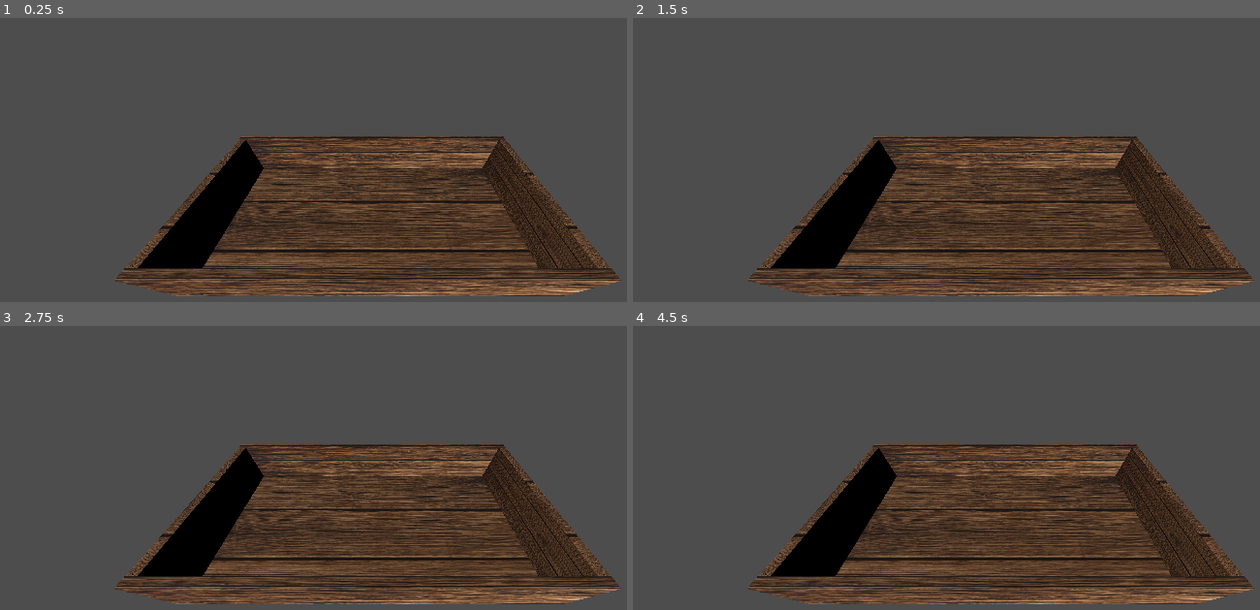
Above: before the commit, frames 1-4 (two rows, left to right).
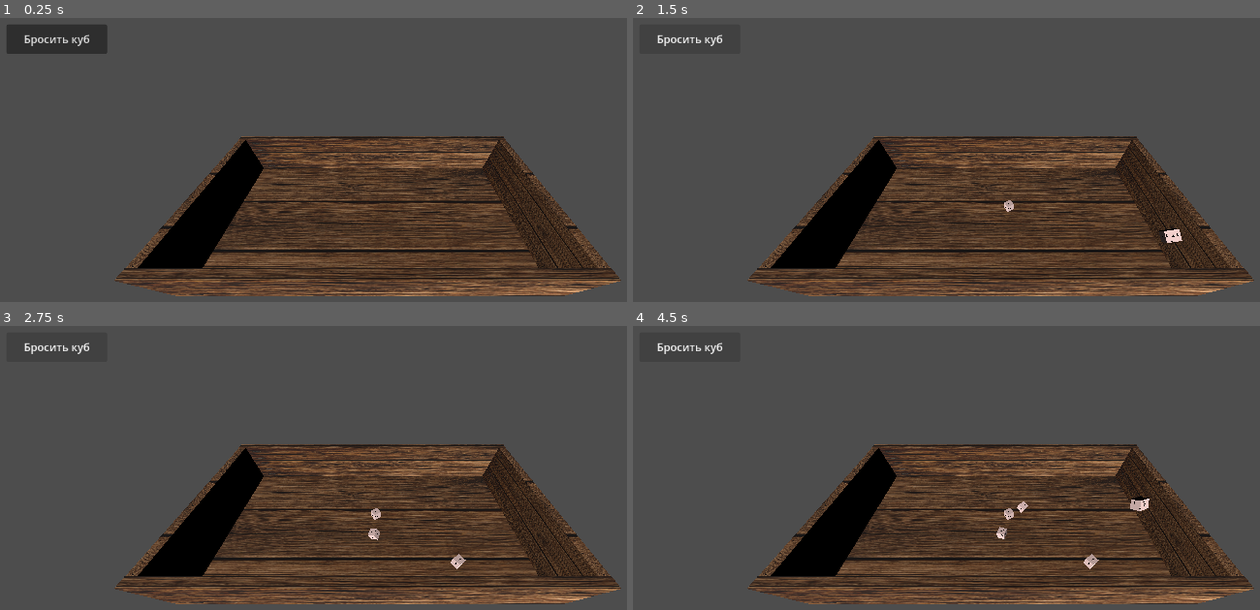
Above: after the commit, the same moments.

Repository: olegbogai-web/dicegame
Game: Godot game, scene res://ui/scenes/board.tscn
Two runs of this game, one before a commit and one after it. Both use one fixed random seed, a clock stepped at 60 frames per second and the inputs below.
Inputs (mouse positions are in pixels of both pictures, inside the frame that each line leads up to):
- Up to frame 1 (0.25 s): no input
- Up to frame 2 (1.5 s): click (689, 37) at 0.5 s, where only the run after the commit has a clickable "Бросить куб"; click (689, 37) at 1.25 s, where only the run after the commit has a clickable "Бросить куб"
- Up to frame 3 (2.75 s): click (56, 345) at 2 s, where only the run after the commit has a clickable "Бросить куб"
- Up to frame 4 (4.5 s): tap Enter at 3.5 s; tap Space at 4.25 s

The runs differ from the first frame. In frame 1, 1.6% of the frame differs, in the area x 1-18%, y 2-13%; in frame 2, 0.3%; in frame 3, 0.3%; in frame 4, 0.5%.

Commit message:
Add configurable dice throw spawner

Diff:
--- /dev/null
+++ b/content/dice/dice_throw_request.gd
@@ -0,0 +1,24 @@
+extends RefCounted
+class_name DiceThrowRequest
+
+var dice_scene: PackedScene
+var size: Vector3 = Vector3.ZERO
+var mass: float = 1.0
+var extra_size_multiplier: Vector3 = Vector3.ONE
+var metadata: Dictionary = {}
+
+
+static func create(
+	scene: PackedScene,
+	dice_size: Vector3 = Vector3.ZERO,
+	dice_mass: float = 1.0,
+	extra_size: Vector3 = Vector3.ONE,
+	extra_metadata: Dictionary = {}
+) -> DiceThrowRequest:
+	var request := DiceThrowRequest.new()
+	request.dice_scene = scene
+	request.size = dice_size
+	request.mass = dice_mass
+	request.extra_size_multiplier = extra_size
+	request.metadata = extra_metadata.duplicate(true)
+	return request
--- a/ui/scenes/board.tscn
+++ b/ui/scenes/board.tscn
@@ -1,6 +1,8 @@
-[gd_scene format=3 uid="uid://0ssqyi084mdh"]
+[gd_scene load_steps=4 format=3 uid="uid://0ssqyi084mdh"]
 
 [ext_resource type="Texture2D" uid="uid://dn66rechaasvk" path="res://assets/material/дерево.png" id="1_vhfsq"]
+[ext_resource type="Script" path="res://ui/scripts/board_controller.gd" id="2_x7kp1"]
+[ext_resource type="PackedScene" path="res://content/resources/base_cube.tscn" id="3_j2v5c"]
 
 [sub_resource type="BoxShape3D" id="BoxShape3D_floor"]
 size = Vector3(8, 0.2, 4)
@@ -26,6 +28,8 @@
 
 [node name="board" type="Node3D" unique_id=1670483730]
 top_level = true
+script = ExtResource("2_x7kp1")
+default_dice_scene = ExtResource("3_j2v5c")
 
 [node name="floor" type="StaticBody3D" parent="." unique_id=1507685687]
 transform = Transform3D(1, 0, 0, 0, 1, 0, 0, 0, 1, 0, -0.1, 0)
@@ -84,3 +88,13 @@
 
 [node name="test_Light" type="DirectionalLight3D" parent="." unique_id=76983028]
 transform = Transform3D(0.95406866, 0.19014458, -0.23151249, -0.07741402, 0.90299547, 0.42261827, 0.2894133, -0.38528454, 0.87623954, 0, 0, 0)
+
+[node name="UI" type="CanvasLayer" parent="."]
+
+[node name="ThrowDiceButton" type="Button" parent="UI"]
+unique_name_in_owner = true
+offset_left = 24.0
+offset_top = 24.0
+offset_right = 174.0
+offset_bottom = 68.0
+text = "Бросить куб"
--- /dev/null
+++ b/ui/scripts/board_controller.gd
@@ -0,0 +1,208 @@
+extends Node3D
+class_name BoardController
+
+const DiceThrowRequestScript = preload("res://content/dice/dice_throw_request.gd")
+const Dice = preload("res://content/dice/dice.gd")
+
+@export_category("Board References")
+@export var floor_path: NodePath = ^"floor"
+@export var default_dice_scene: PackedScene
+
+@export_category("Spawn Bounds")
+@export var spawn_bounds_margin: Vector2 = Vector2(0.15, 0.15)
+@export var base_spawn_height: float = 1.2
+@export var spawn_height_variation: float = 0.35
+@export var spawn_spacing: float = 0.05
+@export_range(1, 100, 1) var max_spawn_attempts: int = 24
+@export var fallback_height_step: float = 0.3
+@export var fallback_expand_step: Vector2 = Vector2(0.2, 0.2)
+
+@export_category("Throw")
+@export var throw_speed_min: float = 1.2
+@export var throw_speed_max: float = 2.0
+@export var throw_direction_spread: float = 0.35
+@export var throw_vertical_velocity_min: float = -0.1
+@export var throw_vertical_velocity_max: float = 0.2
+@export var angular_velocity_min: Vector3 = Vector3(-4.0, -6.0, -4.0)
+@export var angular_velocity_max: Vector3 = Vector3(4.0, 6.0, 4.0)
+
+@onready var _floor: Node3D = get_node_or_null(floor_path)
+@onready var _throw_button: Button = %ThrowDiceButton
+
+var _rng := RandomNumberGenerator.new()
+
+
+func _ready() -> void:
+	_rng.randomize()
+	if _throw_button != null and not _throw_button.pressed.is_connected(_on_throw_button_pressed):
+		_throw_button.pressed.connect(_on_throw_button_pressed)
+
+
+func throw_dice(requests: Array[DiceThrowRequest]) -> Array[RigidBody3D]:
+	var spawned_dice: Array[RigidBody3D] = []
+	var occupied_areas: Array[AABB] = []
+	var board_center := _get_board_center()
+	var spawn_extents := _get_spawn_extents()
+
+	for request in requests:
+		if request == null or request.dice_scene == null:
+			push_warning("Skipped dice throw request because no scene was provided.")
+			continue
+
+		var instance := request.dice_scene.instantiate()
+		if not instance is RigidBody3D:
+			push_warning("Skipped dice throw request because the scene root is not a RigidBody3D.")
+			if instance != null:
+				instance.queue_free()
+			continue
+
+		var dice_body := instance as RigidBody3D
+		var resolved_size := _resolve_request_size(dice_body, request)
+		var spawn_result := _find_spawn_transform(resolved_size, occupied_areas, board_center, spawn_extents)
+		var spawn_basis := Basis.from_euler(Vector3(
+			_rng.randf_range(-PI, PI),
+			_rng.randf_range(-PI, PI),
+			_rng.randf_range(-PI, PI)
+		))
+		dice_body.mass = max(request.mass, 0.001)
+
+		if dice_body is Dice:
+			(dice_body as Dice).extra_size_multiplier = request.extra_size_multiplier
+
+		add_child(dice_body)
+		dice_body.global_transform = Transform3D(spawn_basis, spawn_result.origin)
+		occupied_areas.append(_build_spawn_aabb(spawn_result.origin, resolved_size))
+
+		var linear_velocity := _build_initial_velocity(spawn_result.origin, board_center)
+		dice_body.linear_velocity = linear_velocity
+		dice_body.angular_velocity = _random_vector3(angular_velocity_min, angular_velocity_max)
+		if not spawn_result.found:
+			push_warning("Fallback spawn was used for %s after exhausting spawn attempts." % dice_body.name)
+
+		spawned_dice.append(dice_body)
+
+	return spawned_dice
+
+
+func throw_single_default_die() -> RigidBody3D:
+	if default_dice_scene == null:
+		push_warning("Default dice scene is not assigned.")
+		return null
+
+	var result := throw_dice([
+		DiceThrowRequestScript.create(default_dice_scene)
+	])
+	return result[0] if not result.is_empty() else null
+
+
+func _on_throw_button_pressed() -> void:
+	throw_single_default_die()
+
+
+func _find_spawn_transform(
+	resolved_size: Vector3,
+	occupied_areas: Array[AABB],
+	board_center: Vector3,
+	spawn_extents: Vector2
+) -> Dictionary:
+	for attempt in max_spawn_attempts:
+		var candidate_position := _random_spawn_position(resolved_size, board_center, spawn_extents)
+		var candidate_aabb := _build_spawn_aabb(candidate_position, resolved_size)
+		if not _intersects_spawned_dice(candidate_aabb, occupied_areas):
+			return {
+				"found": true,
+				"origin": candidate_position,
+			}
+
+	var fallback_position := board_center + Vector3(
+		_rng.randf_range(-fallback_expand_step.x, fallback_expand_step.x),
+		base_spawn_height + spawn_height_variation + fallback_height_step * float(occupied_areas.size() + 1),
+		_rng.randf_range(-fallback_expand_step.y, fallback_expand_step.y)
+	)
+	return {
+		"found": false,
+		"origin": fallback_position,
+	}
+
+
+func _random_spawn_position(resolved_size: Vector3, board_center: Vector3, spawn_extents: Vector2) -> Vector3:
+	var allowed_x := max(spawn_extents.x - resolved_size.x * 0.5 - spawn_spacing, 0.0)
+	var allowed_z := max(spawn_extents.y - resolved_size.z * 0.5 - spawn_spacing, 0.0)
+	return Vector3(
+		board_center.x + _rng.randf_range(-allowed_x, allowed_x),
+		base_spawn_height + _rng.randf_range(0.0, spawn_height_variation),
+		board_center.z + _rng.randf_range(-allowed_z, allowed_z)
+	)
+
+
+func _build_spawn_aabb(origin: Vector3, resolved_size: Vector3) -> AABB:
+	var expanded_size := resolved_size + Vector3.ONE * spawn_spacing
+	return AABB(origin - expanded_size * 0.5, expanded_size)
+
+
+func _intersects_spawned_dice(candidate_aabb: AABB, occupied_areas: Array[AABB]) -> bool:
+	for occupied_area in occupied_areas:
+		if candidate_aabb.intersects(occupied_area):
+			return true
+	return false
+
+
+func _build_initial_velocity(origin: Vector3, board_center: Vector3) -> Vector3:
+	var to_center := board_center - origin
+	var horizontal := Vector3(to_center.x, 0.0, to_center.z)
+	if horizontal.length_squared() < 0.0001:
+		horizontal = Vector3.FORWARD
+	else:
+		horizontal = horizontal.normalized()
+
+	var spread := Vector3(
+		_rng.randf_range(-throw_direction_spread, throw_direction_spread),
+		0.0,
+		_rng.randf_range(-throw_direction_spread, throw_direction_spread)
+	)
+	var direction := (horizontal + spread).normalized()
+	var speed := _rng.randf_range(throw_speed_min, throw_speed_max)
+	var vertical_velocity := _rng.randf_range(throw_vertical_velocity_min, throw_vertical_velocity_max)
+	return direction * speed + Vector3.UP * vertical_velocity
+
+
+func _resolve_request_size(dice_body: RigidBody3D, request: DiceThrowRequest) -> Vector3:
+	if request.size != Vector3.ZERO:
+		return request.size
+
+	if dice_body is Dice and (dice_body as Dice).definition != null:
+		var dice_definition := (dice_body as Dice).definition
+		return dice_definition.get_resolved_size() * request.extra_size_multiplier
+
+	for child in dice_body.get_children():
+		if child is CollisionShape3D and child.shape is BoxShape3D:
+			return (child.shape as BoxShape3D).size
+
+	return Vector3.ONE * 0.2
+
+
+func _get_board_center() -> Vector3:
+	return _floor.global_position if _floor != null else global_position
+
+
+func _get_spawn_extents() -> Vector2:
+	if _floor == null:
+		return Vector2.ONE
+
+	var collision := _floor.get_node_or_null(^"collision") as CollisionShape3D
+	if collision != null and collision.shape is BoxShape3D:
+		var size := (collision.shape as BoxShape3D).size
+		return Vector2(
+			max(size.x * 0.5 - spawn_bounds_margin.x, 0.1),
+			max(size.z * 0.5 - spawn_bounds_margin.y, 0.1)
+		)
+
+	return Vector2.ONE
+
+
+func _random_vector3(min_value: Vector3, max_value: Vector3) -> Vector3:
+	return Vector3(
+		_rng.randf_range(min_value.x, max_value.x),
+		_rng.randf_range(min_value.y, max_value.y),
+		_rng.randf_range(min_value.z, max_value.z)
+	)
